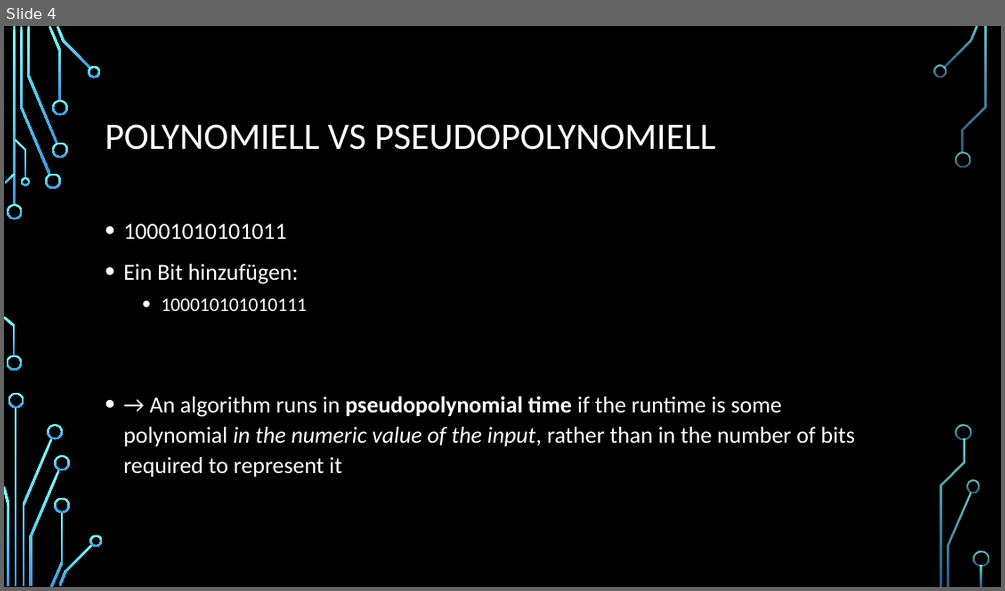
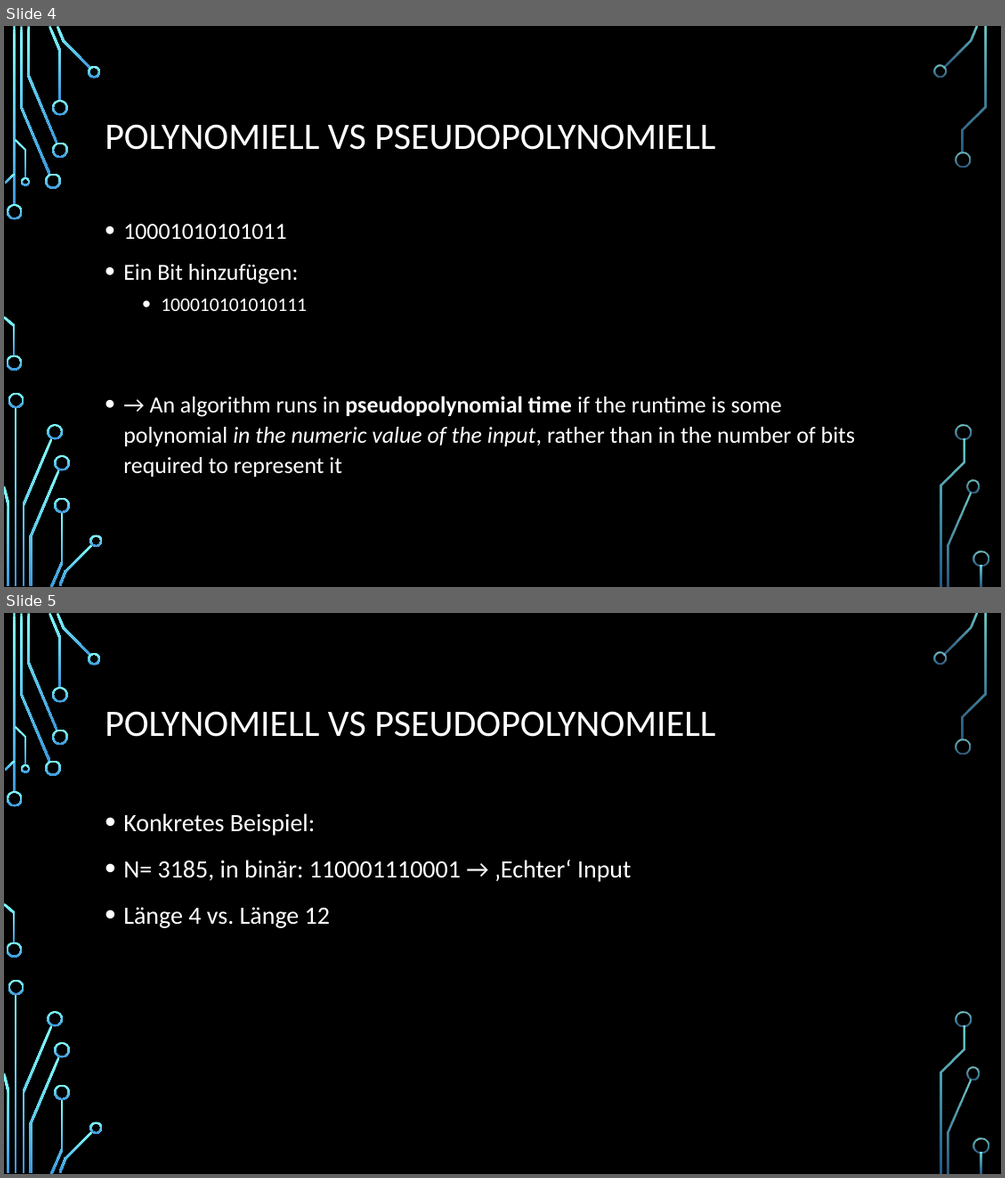
Before and after one commit to Seppl2202/Pseudopolynomielle-Algorithmen, a slide deck: Pseudopolynomielle Algorithmen.pptx. Shown one above the other, each under a label of ours: slide 4 before the commit, slides 4 and 5 after it. The pictures are 1005x591 and 1005x1178 pixels, drawn with LibreOffice and Linux fonts; fonts in the diff are those of the drawing; background and template pictures are left out. Boxes give left, top, right and bottom in pixels: in the first picture for what was removed or moved away, otherwise in the second. Text is boxed around its words. In the diff, an @@ line names an element or a change of style, - is before the commit and + after.

```diff
--- a/Pseudopolynomielle Algorithmen.pptx
+++ b/Pseudopolynomielle Algorithmen.pptx
@@ slide 5 added at <box>4,613,1001,1174</box>, background picture (left out); not listed: 36 template elements that a slide beside it also shows @@
@@ title added at <box>105,711,715,737</box>, 36 pt, text #FFFFFF @@
+POLYNOMIELL VS PSEUDOPOLYNOMIELL
@@ text added at <box>123,813,631,928</box>, 24 pt, text #FFFFFF @@
+• Konkretes Beispiel:
+• N= 3185, in binär: 110001110001 → ‚Echter‘ Input
+• Länge 4 vs. Länge 12
```
Also in this commit, not shown: 7 other slides added.
